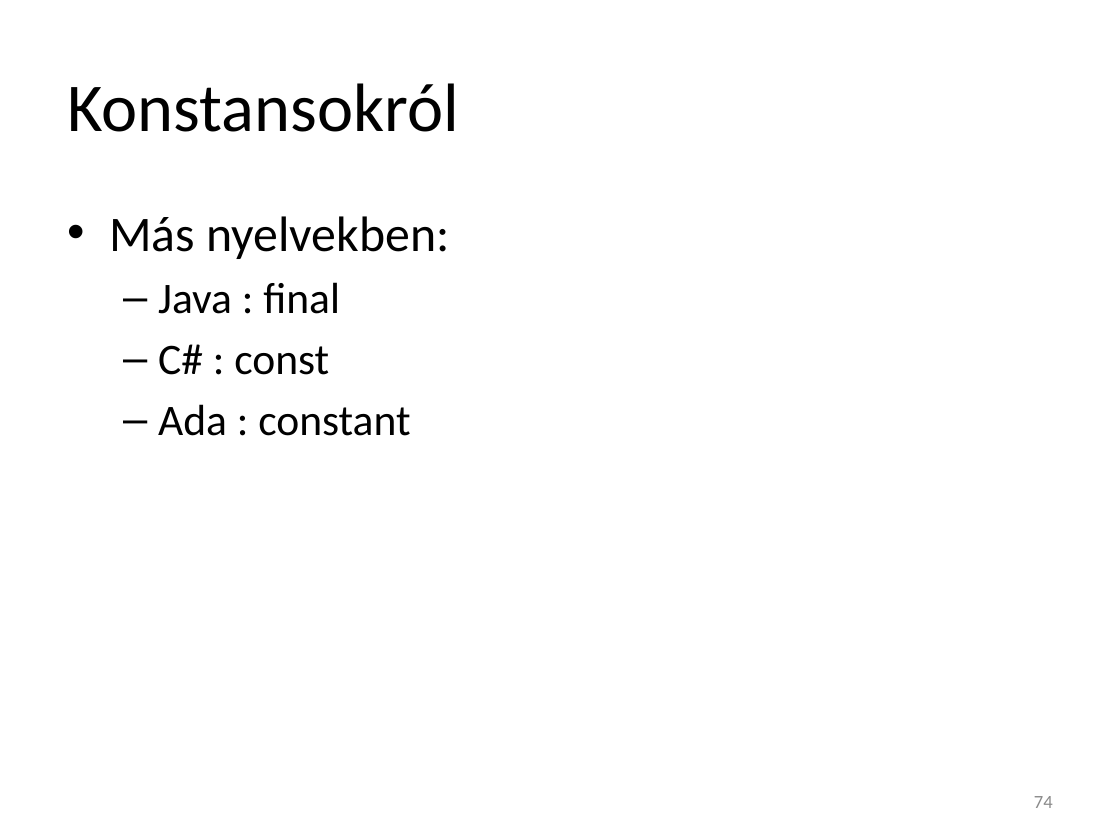
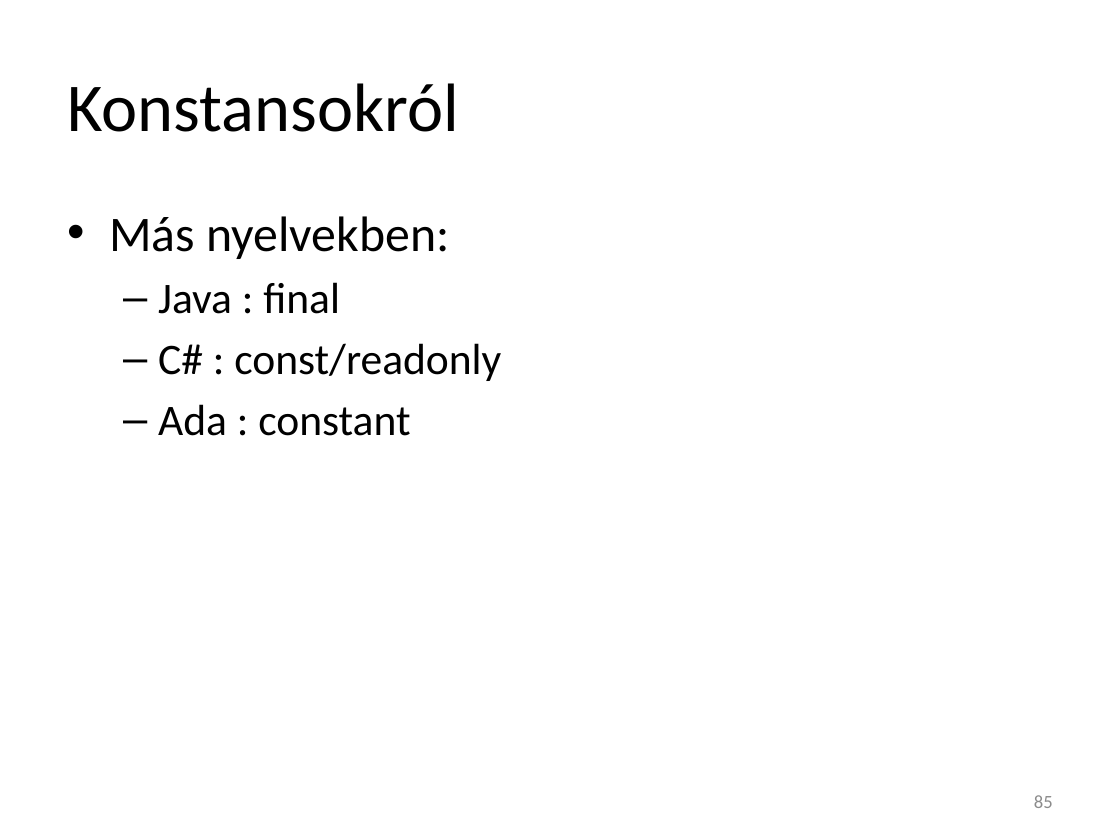
Before and after one commit to torokmark/cppgyak_jegyzet, a slide deck: slide 85 of programozasi_nyelvek_cpp_gyak02.pptx (slide 74 before the commit). Drawn at 1120x840 pixels with LibreOffice and Linux fonts; fonts in the diff are those of the drawing. Boxes give left, top, right and bottom in pixels: in the first picture for what was removed or moved away, otherwise in the second. Text is boxed around its words. In the diff, an @@ line names an element or a change of style, - is before the commit and + after.

Commit message:
Fixed: typos, extended

```diff
--- a/programozasi_nyelvek_cpp_gyak02.pptx
+++ b/programozasi_nyelvek_cpp_gyak02.pptx
@@ text at (158,343,501,381): text changed @@
-  – C# : const
+  – C# : const/readonly
@@ page number at (1034,795,1053,808): text changed @@
-74
+85
```
Also in this commit, not shown: 18 other slides changed, 11 slides added.
